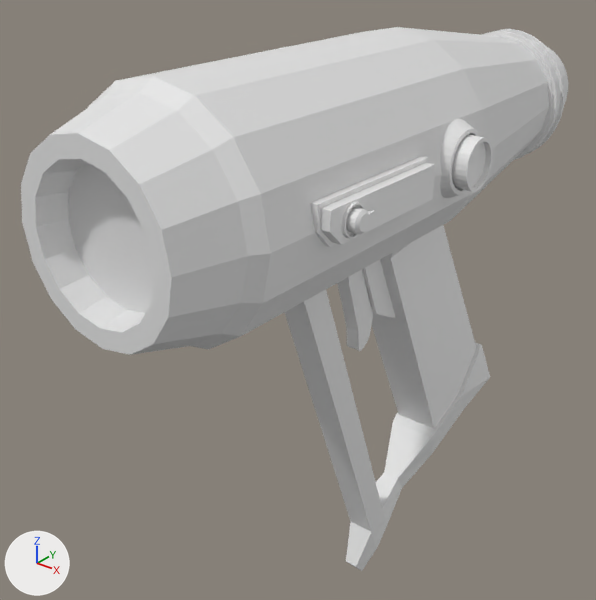
Two versions of the Blender file PistolaBuena.blend, one commit apart.
Rendered twice from a camera (50 mm lens) standing at (1.51, -2.04, 1.33) and looking at (-0.25, 0.16, -0.04). Lighting does not change. The marker at lower left points along +X, +Y and +Z.
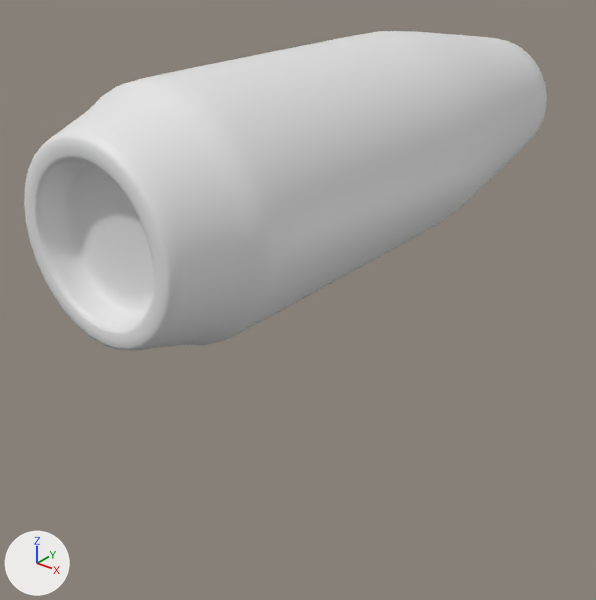
Where the newer file only moved an object's origin or applied its transform, the numbers keep the older frame.

Changed parts and their boxes [x1, y1, x2, y2] in the pictures (596 x 600 px; the box of a moved part takes in the faces that stretch with it):
'Circle', reshaped, rescaled: before [21, 27, 549, 355]; after [24, 31, 547, 351]
'Cube.001', hidden: before [284, 290, 490, 571]
'Cube', hidden: before [372, 225, 476, 429]
'Cube.004', hidden: before [310, 156, 435, 247]
'Cylinder', hidden: before [440, 119, 493, 199]
'Sphere', hidden: before [481, 29, 568, 160]
'Cube.002', hidden: before [337, 270, 373, 351]
'Cube.003', hidden: before [362, 260, 396, 318]
'Cylinder.002', no longer drawn: before [346, 207, 375, 235]
'Cylinder.001', no longer drawn: before [342, 202, 365, 238]
part 1 of me_circle, built on: before [21, 27, 549, 355]; after [24, 31, 547, 351]
part 7 of me_cylinder, moved or reshaped (not visible afterwards): before [440, 119, 493, 199]
part 9 of me_cube_005, built on: before [320, 163, 435, 245]
part 10 of me_cube_005, shading changed: before [310, 156, 428, 247]
part 12 of me_cylinder_002, moved or reshaped (not visible afterwards): before [346, 207, 375, 235]

What changed in the scene script:
```text
Change me_circle:
    used by ob_circle; location = (0.0, -0.937, 0.594); rotation_euler = (1.571, 0.0, 0.0), in degrees (90, 0, 0); scale = (0.273, 0.273, 0.273)
    remove me_circle.from_pydata(...)  # 144 vertices, 130 faces; spans x -1.31..1.31, y -1.3..1.33, z -7.54..0.0
    add me_circle.from_pydata(...)  # 1058 vertices, 1056 faces; spans x -0.35..0.35, y -0.35..0.35, z -2.06..0.0
    me_circle part 1: 144 vertices removed from x -1.31..1.31, y -1.3..1.33, z -7.54..0.0; 1058 vertices added at x -0.35..0.35, y -0.35..0.35, z -2.06..0.0
    me_circle part 2: the surface is now shaded smooth
Change me_cube_001:
    where me_cube_001.from_pydata(...)  # 12 vertices, 10 faces; spans x -1.35..1.35, y -1.06..1.55, z -6.37..0.89
    used by ob_cube; location = (0.0, 0.431, 0.233); rotation_euler = (0.417, 0.0, 0.0), in degrees (24, 0, 0); scale = (0.105, 0.17, 0.17)
    me_cube_001 part 3: the whole mesh is scaled about the mesh origin by (0.105, 0.17, 0.17)
Change me_cube_002:
    where me_cube_002.from_pydata(...)  # 36 vertices, 34 faces; spans x -2.5..2.1, y -3.1..17.1, z -27.3..2.5
    used by ob_cube_001; location = (0.0, -0.116, 0.136); rotation_euler = (0.351, 0.0, 0.0), in degrees (20, 0, 0); scale = (0.0539, 0.0539, 0.0539)
    me_cube_002 part 4: the whole mesh is scaled about the mesh origin by 0.0539
Change me_cube_003:
    where me_cube_003.from_pydata(...)  # 56 vertices, 36 faces; spans x -1.0..1.0, y -1.75..1.08, z -8.29..0.79
    used by ob_cube_002; location = (0.0, 0.119, 0.182); rotation_euler = (0.359, 0.0, 0.0), in degrees (21, 0, 0); scale = (0.0267, 0.042, 0.042)
    me_cube_003 part 5: the whole mesh is scaled about the mesh origin by (0.0267, 0.042, 0.042)
Change me_cube_004:
    where me_cube_004.from_pydata(...)  # 20 vertices, 18 faces; spans x -0.87..0.87, y -1.1..1.03, z -7.87..1.0
    used by ob_cube_003; location = (0.0, 0.197, 0.226); rotation_euler = (0.403, 0.0, 0.0), in degrees (23, 0, 0); scale = (0.0487, 0.0487, 0.0487)
    me_cube_004 part 6: the whole mesh is scaled about the mesh origin by 0.0487
Change me_cylinder:
    used by ob_cylinder; location = (0.394, 0.19, 0.612); rotation_euler = (0.0, 1.571, 0.0), in degrees (0, 90, 0); scale = (0.129, 0.129, 0.129)
    remove me_cylinder.from_pydata(...)  # 256 vertices, 226 faces; spans x -1.2..1.2, y -1.2..1.2, z -1.0..0.24
    add me_cylinder.from_pydata(...)  # 512 vertices, 482 faces; spans x -0.15..0.15, y -0.15..0.15, z -0.13..0.03
    me_cylinder part 7: 256 vertices removed from x -1.2..1.2, y -1.2..1.2, z -1.0..0.24; 512 vertices added at x -0.15..0.15, y -0.15..0.15, z -0.13..0.03
    me_cylinder part 8: the surface is now shaded smooth
Change me_cube_005:
    remove me_cube_005.from_pydata(...)  # 20 vertices, 17 faces; spans x -0.096..0.014, y -0.259..0.259, z -0.063..0.063
    add me_cube_005.from_pydata(...)  # 25 vertices, 22 faces; spans x -0.096..0.014, y -0.259..0.259, z -0.063..0.063
    me_cube_005 part 9
    5 vertices are removed from x 0.014, y -0.247..0.247, z -0.051..0.051
    6 faces are deleted
    5 vertices are added at (0.014, 0.238, 0.043), (0.014, 0.238, -0.043), (0.014, -0.238, 0.043), (0.014, -0.196, -0.043), (0.014, -0.238, 0.0)
    5 new vertices lie (0.022, 0.0, 0.0) away from vertices in x -0.017, y -0.247..0.247, z -0.051..0.051
    11 new faces join them
    me_cube_005 part 10: 11 kept faces spanning x -0.096..-0.017, y -0.259..0.259, z -0.063..0.063 are now shaded smooth
Change me_cylinder_001:
    where me_cylinder_001.from_pydata(...)  # 160 vertices, 99 faces; spans x -1.09..1.09, y -1.09..1.09, z -1.0..-0.63
    used by ob_cylinder_001; location = (0.434, -0.434, 0.609); rotation_euler = (0.0, 1.571, 0.0), in degrees (0, 90, 0); scale = (0.0454, 0.0454, 0.0454)
    me_cylinder_001 part 11: the whole mesh is scaled about the mesh origin by 0.0454
Change me_cylinder_002:
    used by ob_cylinder_002; location = (0.434, -0.434, 0.609); rotation_euler = (0.0, 1.571, 0.0), in degrees (0, 90, 0); scale = (0.0454, 0.0454, 0.0454)
    remove me_cylinder_002.from_pydata(...)  # 136 vertices, 106 faces; spans x -0.71..0.69, y -0.67..1.45, z -0.86..-0.02
    add me_cylinder_002.from_pydata(...)  # 136 vertices, 106 faces; spans x -0.95..0.5, y -0.6..0.5, z -0.63..-0.01
    me_cylinder_002 part 12: 136 vertices removed from x -0.71..0.69, y -0.67..1.45, z -0.86..-0.02; 136 vertices added at x -0.95..0.5, y -0.6..0.5, z -0.63..-0.01
    me_cylinder_002 part 13: the surface is now shaded smooth
Change me_sphere:
    where me_sphere.from_pydata(...)  # 705 vertices, 704 faces; spans x -1.27..1.29, y -1.47..1.11, z -1.55..0.59
    used by ob_sphere; location = (0.0, 1.24, 0.631); rotation_euler = (1.571, 0.0, 0.0), in degrees (90, 0, 0); scale = (0.209, 0.209, 0.209)
    me_sphere part 14: the whole mesh is scaled about the mesh origin by 0.209
Change ob_circle:
    ob_circle.scale: (0.273, 0.273, 0.273) -> (1.0, 1.0, 1.0)
Change ob_cube:
    ob_cube.scale: (0.105, 0.17, 0.17) -> (1.0, 1.0, 1.0)
    add ob_cube.hide_set(True)
Change ob_cube_001:
    ob_cube_001.scale: (0.0539, 0.0539, 0.0539) -> (1.0, 1.0, 1.0)
    add ob_cube_001.hide_set(True)
Change ob_cube_002:
    ob_cube_002.scale: (0.0267, 0.042, 0.042) -> (1.0, 1.0, 1.0)
    add ob_cube_002.hide_set(True)
Change ob_cube_003:
    ob_cube_003.scale: (0.0487, 0.0487, 0.0487) -> (1.0, 1.0, 1.0)
    add ob_cube_003.hide_set(True)
Change ob_cylinder:
    ob_cylinder.location: (0.394, 0.19, 0.612) -> (0.437, 0.139, 0.612)
    ob_cylinder.scale: (0.129, 0.129, 0.129) -> (1.0, 1.0, 1.0)
    add ob_cylinder.hide_set(True)
Change ob_cube_004:
    add ob_cube_004.hide_set(True)
Change ob_cylinder_001:
    ob_cylinder_001.scale: (0.0454, 0.0454, 0.0454) -> (0.738, 0.738, 0.738)
Change ob_sphere:
    ob_sphere.scale: (0.209, 0.209, 0.209) -> (1.0, 1.0, 1.0)
    add ob_sphere.hide_set(True)
```
